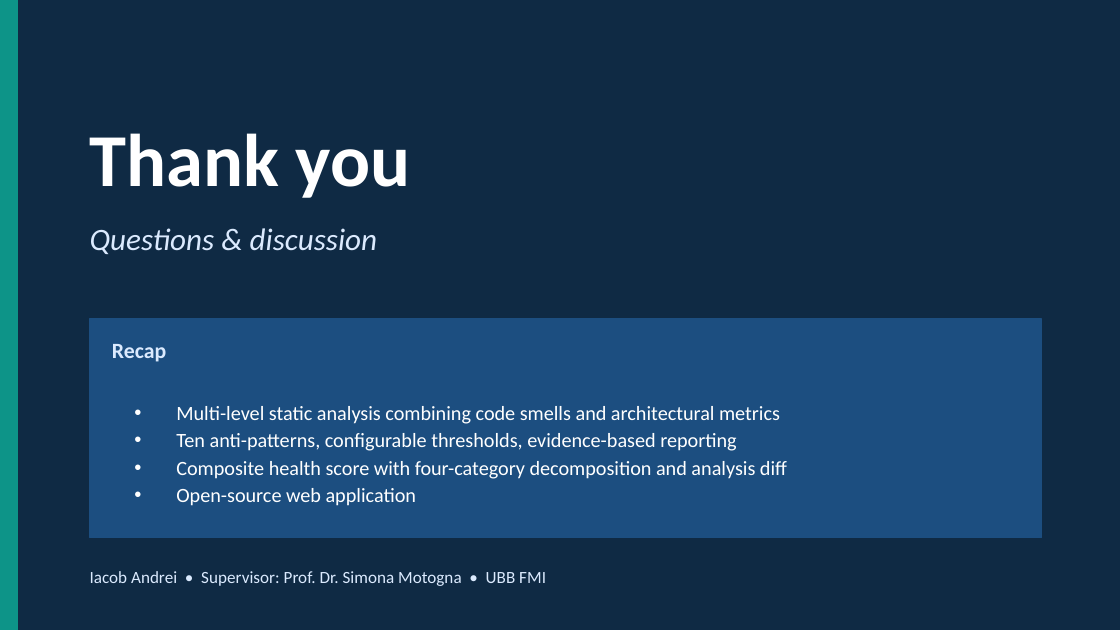
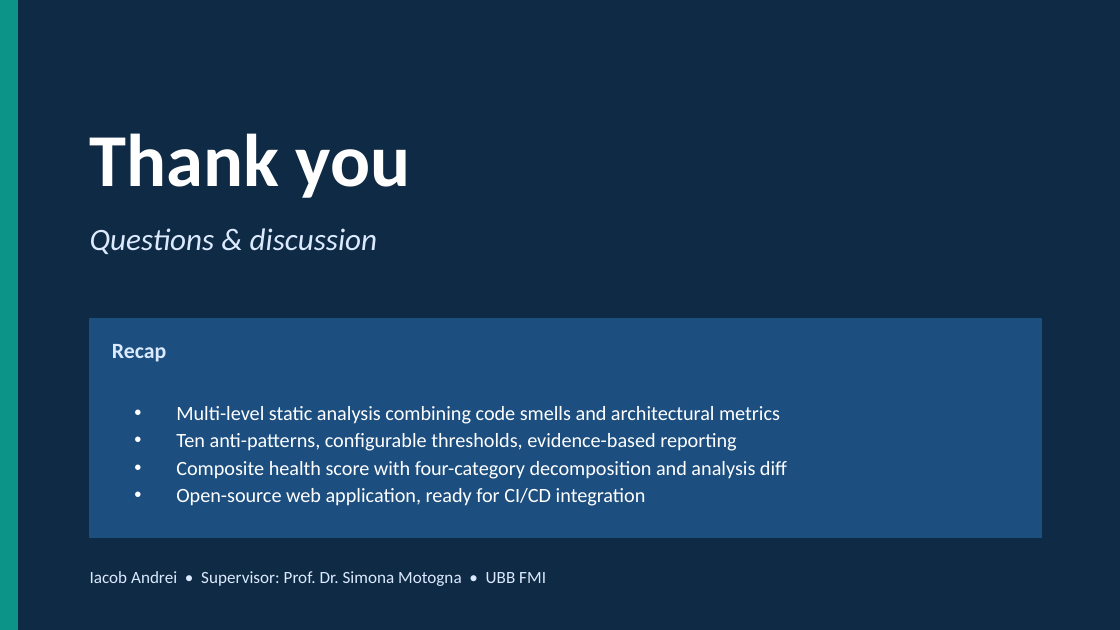
Before and after one commit to andrei45635/dissertation_backend, a slide deck: slide 12 of thesis/presentation/MSA_Detector_Defense.pptx. Drawn at 1120x630 pixels with LibreOffice and Linux fonts; fonts in the diff are those of the drawing. Boxes give left, top, right and bottom in pixels: in the first picture for what was removed or moved away, otherwise in the second. Text is boxed around its words. In the diff, an @@ line names an element or a change of style, - is before the commit and + after.

```diff
--- a/thesis/presentation/MSA_Detector_Defense.pptx
+++ b/thesis/presentation/MSA_Detector_Defense.pptx
@@ text at (176,488,646,506): text changed @@
-• Open-source web application
+• Open-source web application, ready for CI/CD integration
```
Also in this commit, not shown: 7 other slides changed.
